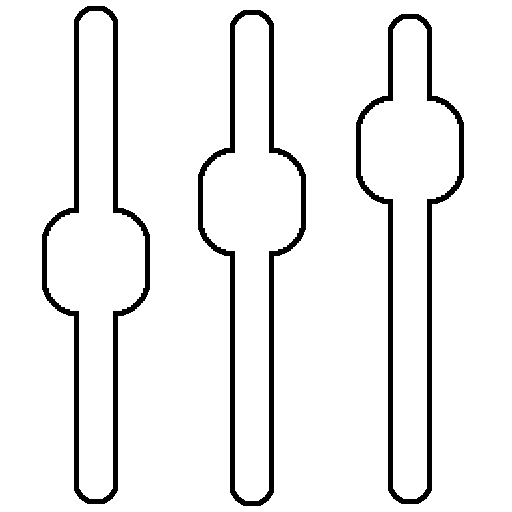
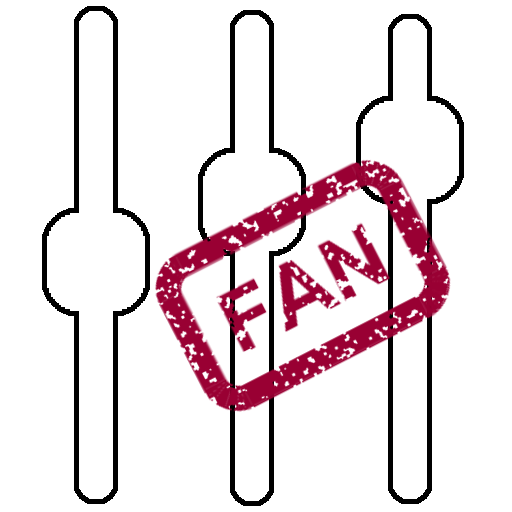
Revision of a layered 512 x 512 image; what changed, layer by layer:
added layer "Pasted Layer" above "Background" over [154, 159, 451, 412]
